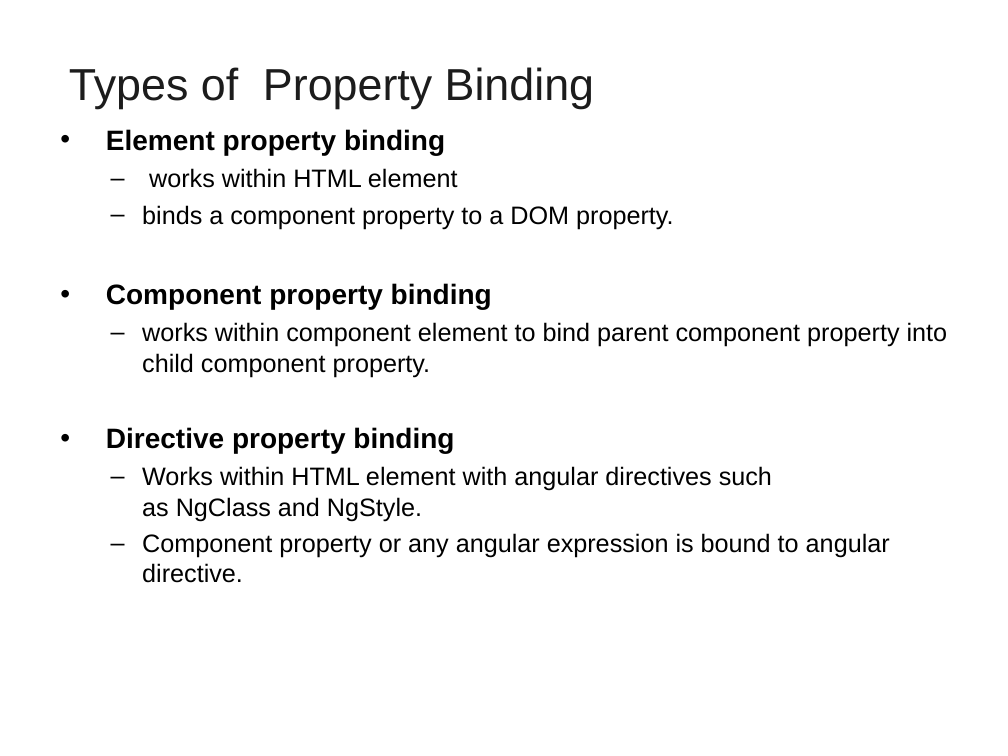
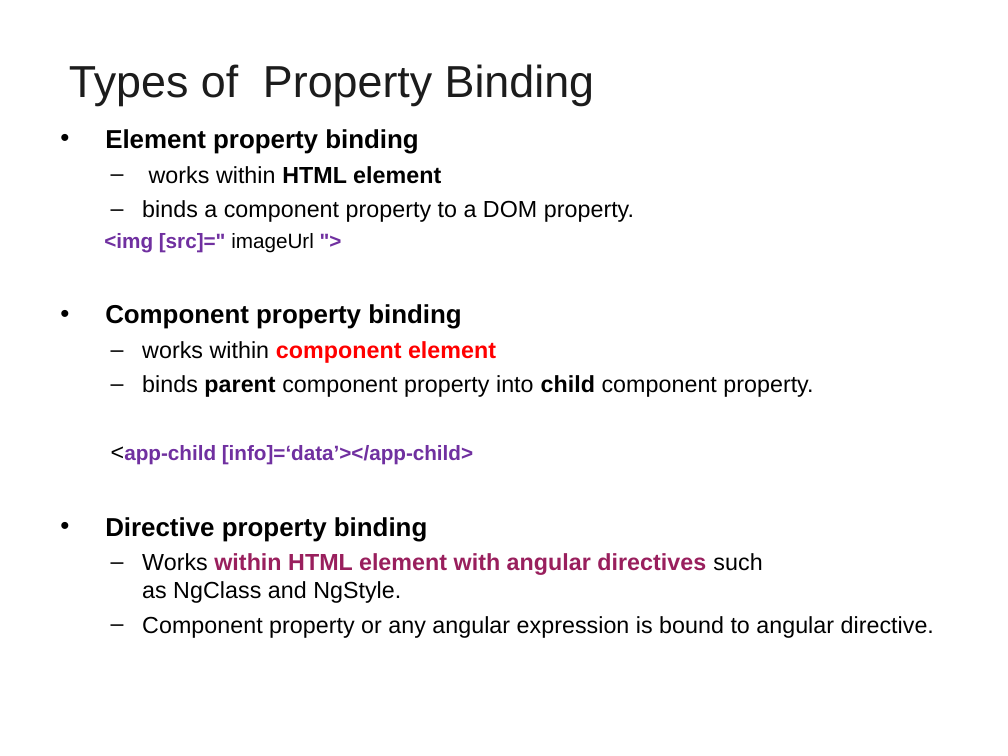
Before and after one commit to vatsank/angularExample, a slide deck: slide 83 of Angular_Module01.ppt (slide 89 before the commit). Drawn at 1008x756 pixels with LibreOffice and Linux fonts; fonts in the diff are those of the drawing; background and template pictures are left out. Boxes give left, top, right and bottom in pixels: in the first picture for what was removed or moved away, otherwise in the second. Text is boxed around its words. In the diff, an @@ line names an element or a change of style, - is before the commit and + after.

```diff
--- a/Angular_Module01.ppt
+++ b/Angular_Module01.ppt
@@ text at box(105, 129, 934, 638): size 20 to 18.5 pt in "Element property binding", "Component property binding", "Directive property binding"; size 18 to 16.6 pt in "works within HTML element", "binds a component property to a DOM ...", "Works within HTML element with angular directives ...", "Component property or any angular expression is ..."; bold on in "HTML element", "within HTML element with angular directives"; text colour #000000 to #991F5D in "within HTML element with angular directives" @@
@@ text at box(104, 233, 314, 253): paragraph added @@
+    <img [src]=" imageUrl ">
@@ text at box(124, 341, 813, 465): text changed; size 18 to 16.6 pt; bold on @@
-  – works within component element to bind parent component property into child component property.
+  – works within component element
+  – binds parent component property into child component property.
+  <app-child [info]=‘data’></app-child>
```
Also in this commit, not shown: 23 other slides changed, 4 slides added, 11 slides removed, 1 other file.
